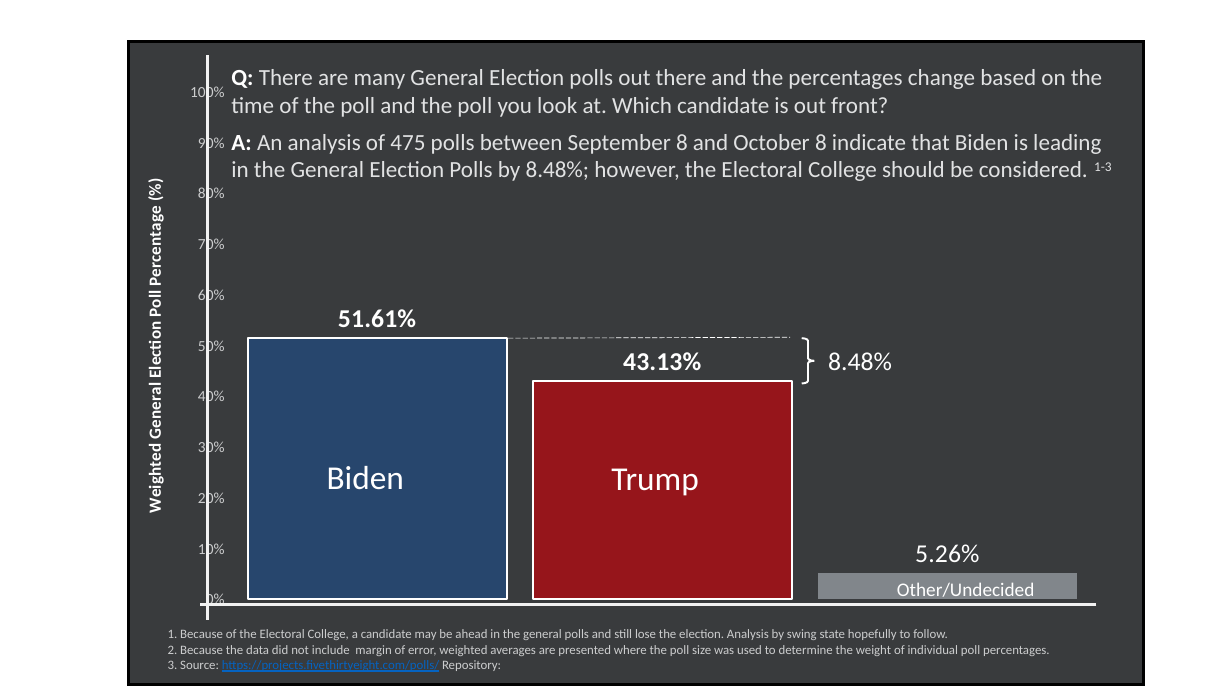
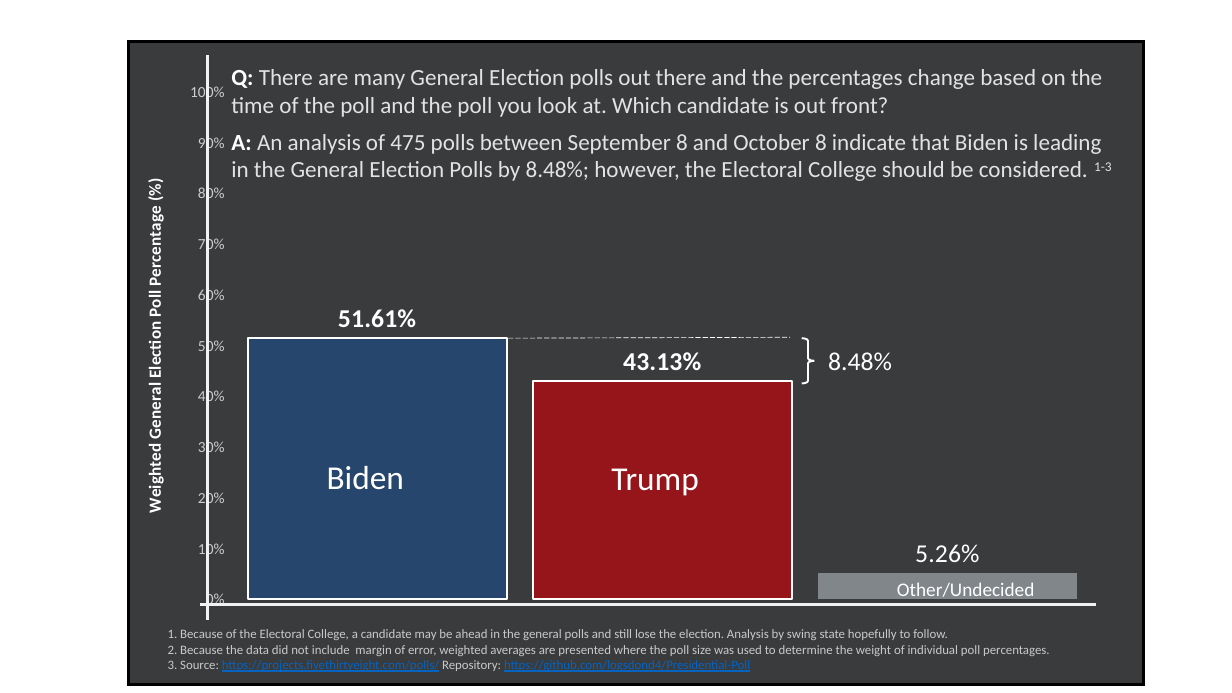
Before and after one commit to logsdond4/Presidential-Poll, a slide deck: slide 1 of Data Visualization/General Election Results_09_08-10_08.pptx. Drawn at 1232x693 pixels with LibreOffice and Linux fonts; fonts in the diff are those of the drawing. Boxes give left, top, right and bottom in pixels: in the first picture for what was removed or moved away, otherwise in the second. Text is boxed around its words. In the diff, an @@ line names an element or a change of style, - is before the commit and + after.

```diff
--- a/Data Visualization/General Election Results_09_08-10_08.pptx
+++ b/Data Visualization/General Election Results_09_08-10_08.pptx
@@ text at [168, 660, 750, 672]: text changed @@
-3. Source: https://projects.fivethirtyeight.com/polls/ Repository:
+3. Source: https://projects.fivethirtyeight.com/polls/ Repository: https://github.com/logsdond4/Presidential-Poll
```
Also in this commit, not shown: 2 other files.
